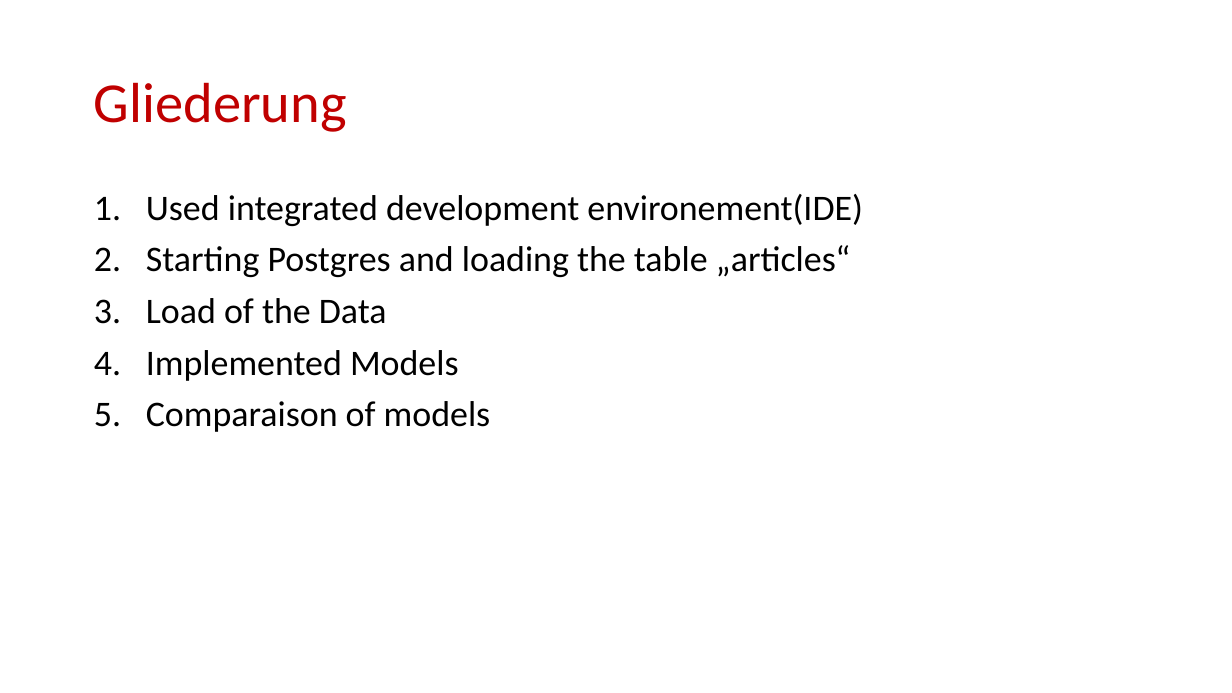
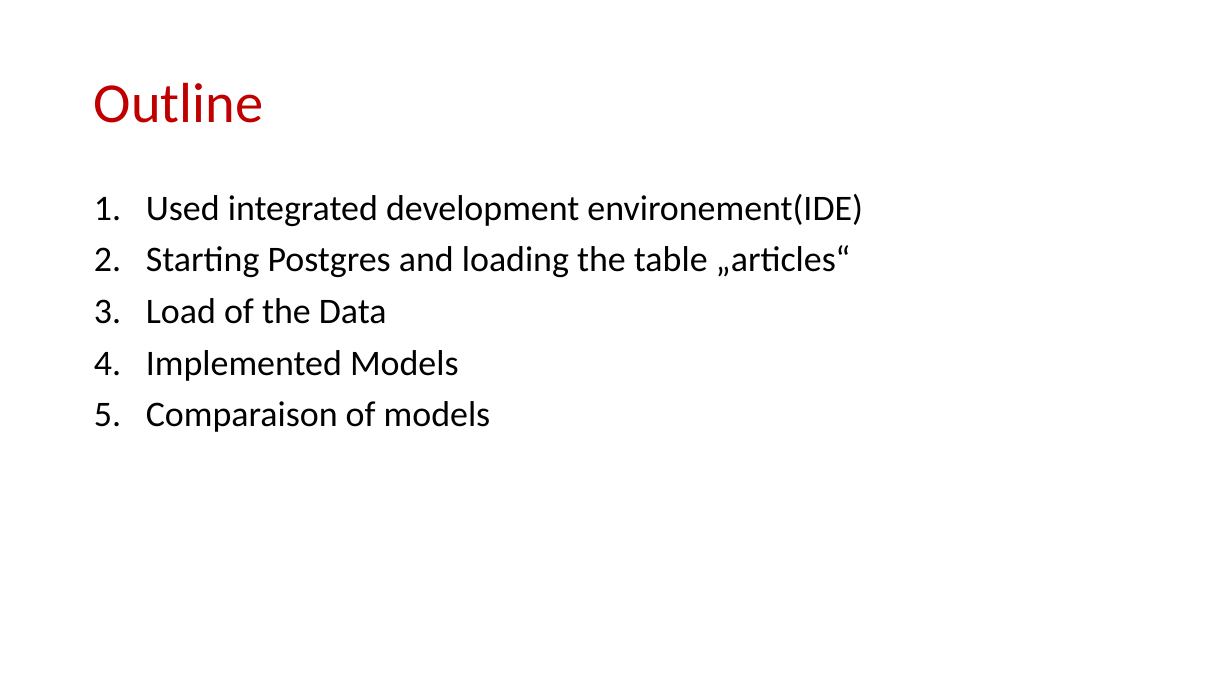
Before and after one commit to Zodiak-tp/data_eng_task, a slide deck: slide 2 of patrick_task/Task handling.pptx. Drawn at 1232x693 pixels with LibreOffice and Linux fonts; fonts in the diff are those of the drawing. Boxes give left, top, right and bottom in pixels: in the first picture for what was removed or moved away, otherwise in the second. Text is boxed around its words. In the diff, an @@ line names an element or a change of style, - is before the commit and + after.

Commit message:
Loesung von Patrick Tchuente

```diff
--- a/patrick_task/Task handling.pptx
+++ b/patrick_task/Task handling.pptx
@@ title at [94, 82, 263, 123]: text changed @@
-Gliederung
+Outline
```
